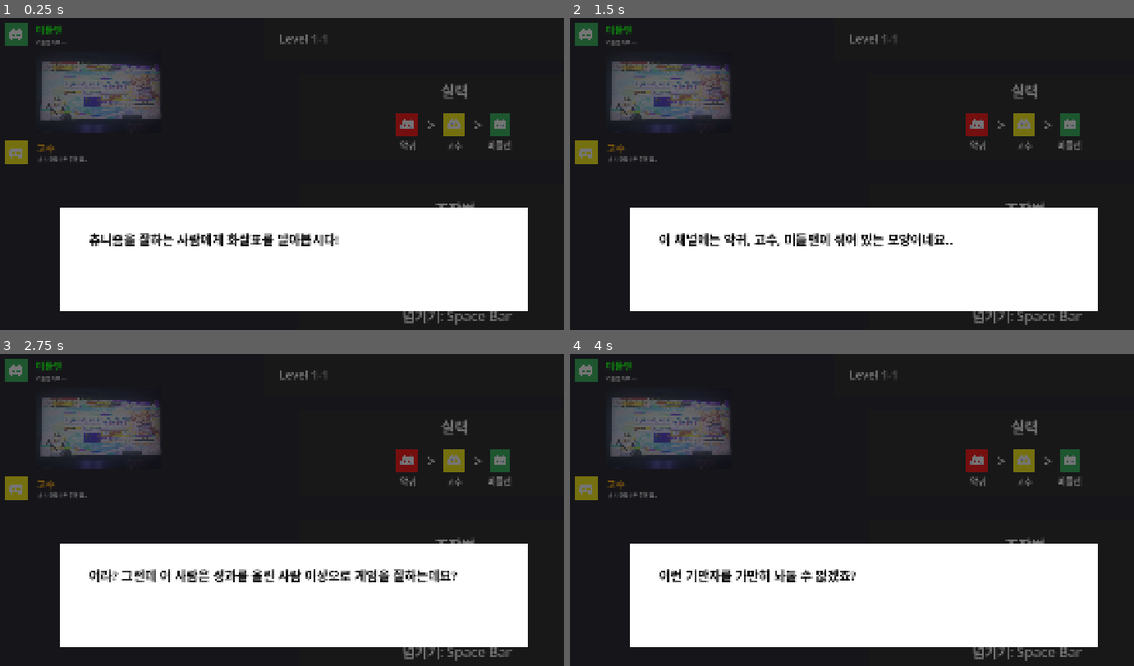
Above: before the commit, frames 1-4 (two rows, left to right).
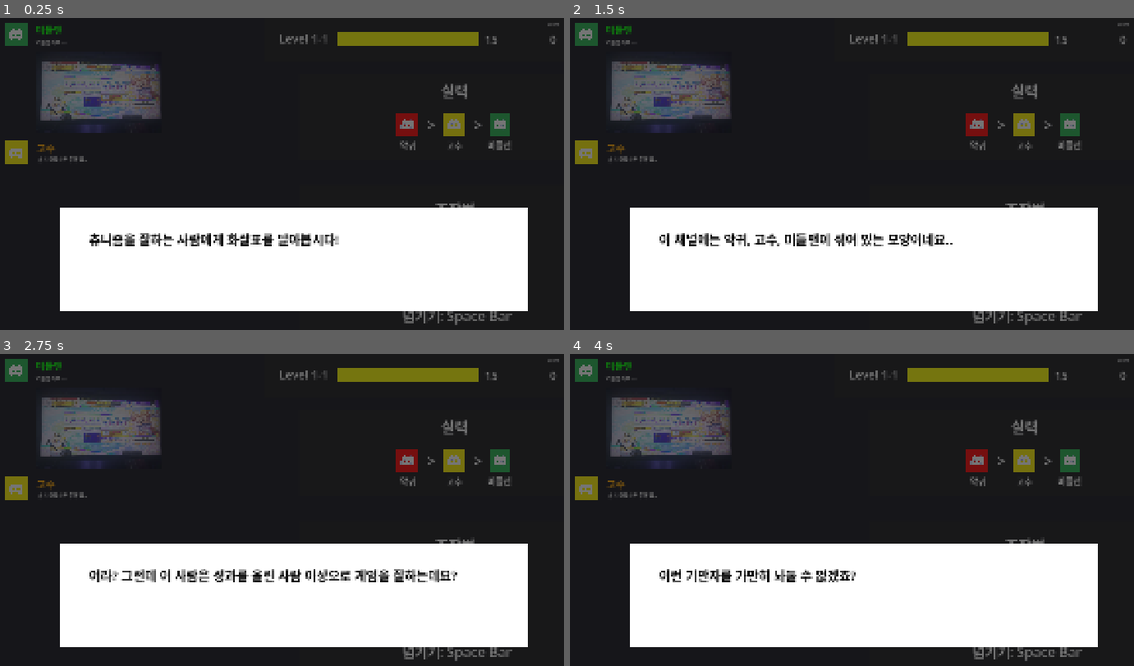
Above: after the commit, the same moments.

Repository: junu192857/Arrow-Game
Game: Godot game, scene res://Scenes/Ingame.tscn
Two runs of this game, one before a commit and one after it. Both use one fixed random seed, a clock stepped at 60 frames per second and the inputs below.
Inputs:
- Up to frame 1 (0.25 s): no input
- Up to frame 2 (1.5 s): tap Enter at 0.5 s; hold D 0.53-1.28 s; tap J at 0.6 s; tap Space at 0.77, 1.25 s; hold S from 1.28 s (still down); tap K at 1.35 s
- Up to frame 3 (2.75 s): tap Space at 1.52 s; tap Enter at 2, 2.1 s; release S at 2.03 s; hold D from 2.03 s (still down)
- Up to frame 4 (4 s): tap Space at 2.75, 3.02, 3.77 s; tap Shift at 2.85 s; tap Enter at 3.5 s; release D at 3.53 s; hold S from 3.53 s (still down); tap J at 3.6 s

The runs differ from the first frame. In frame 1, 1.2% of the frame differs, in the area x 59-100%, y 1-9%; in frame 2, 1.2%; in frame 3, 1.2%; in frame 4, 1.2%.

Commit message:
StatusPanel 완성

Diff:
--- a/arrow-game/Scenes/Ingame.tscn
+++ b/arrow-game/Scenes/Ingame.tscn
@@ -562,7 +562,7 @@
 offset_right = 1803.0
 offset_bottom = 197.0
 
-[node name="Label" type="Label" parent="StatusPanel" unique_id=41814489]
+[node name="LevelValue" type="Label" parent="StatusPanel" unique_id=41814489]
 layout_mode = 1
 anchors_preset = 15
 anchor_right = 1.0
@@ -576,3 +576,63 @@
 theme_override_font_sizes/font_size = 34
 text = "Level 1-1"
 vertical_alignment = 1
+
+[node name="TimeBar" type="ColorRect" parent="StatusPanel" unique_id=862392712]
+layout_mode = 1
+anchors_preset = -1
+anchor_left = 0.22600001
+anchor_top = 0.374
+anchor_right = 0.66400003
+anchor_bottom = 0.66200006
+offset_left = -0.022003174
+offset_top = 0.013999939
+offset_right = 0.19195557
+offset_bottom = -0.018005371
+color = Color(1, 1, 0, 1)
+
+[node name="TimeText" type="Label" parent="StatusPanel" unique_id=1699401918]
+layout_mode = 1
+anchors_preset = 15
+anchor_right = 1.0
+anchor_bottom = 1.0
+offset_left = 644.0
+offset_top = 44.0
+offset_right = -245.0
+offset_bottom = -38.0
+grow_horizontal = 2
+grow_vertical = 2
+theme_override_font_sizes/font_size = 34
+text = "15"
+vertical_alignment = 1
+
+[node name="ScoreText" type="Label" parent="StatusPanel" unique_id=817272165]
+layout_mode = 1
+anchors_preset = 15
+anchor_right = 1.0
+anchor_bottom = 1.0
+offset_left = 802.0
+offset_top = 15.0
+offset_right = -60.0
+offset_bottom = -100.0
+grow_horizontal = 2
+grow_vertical = 2
+theme_override_font_sizes/font_size = 13
+text = "Score"
+horizontal_alignment = 1
+vertical_alignment = 1
+
+[node name="ScoreValue" type="Label" parent="StatusPanel" unique_id=828904746]
+layout_mode = 1
+anchors_preset = 15
+anchor_right = 1.0
+anchor_bottom = 1.0
+offset_left = 773.0
+offset_top = 43.0
+offset_right = -30.0
+offset_bottom = -39.0
+grow_horizontal = 2
+grow_vertical = 2
+theme_override_font_sizes/font_size = 34
+text = "0"
+horizontal_alignment = 1
+vertical_alignment = 1
--- a/arrow-game/Scripts/LevelManager.gd
+++ b/arrow-game/Scripts/LevelManager.gd
@@ -19,6 +19,7 @@
 var target_chattings: Array[Chatting]
 var current_chatting: Chatting
 var current_record: Chatting
+var _reposition_tween: Tween
 
 
 func _ready():
@@ -164,6 +165,22 @@
 	current_chatting = chatting
 	if current_chatting != null:
 		current_chatting.set_highlighted(true)
+	_reposition_targets()
+
+func _reposition_targets() -> void:
+	var current_index := target_chattings.find(current_chatting)
+	if current_index < 0:
+		return
+	if _reposition_tween != null:
+		_reposition_tween.kill()
+	_reposition_tween = create_tween()
+	_reposition_tween.set_parallel(true)
+	for i in range(target_chattings.size()):
+		var offset := (i - current_index) * _target_anchor_step
+		var target_top := _target_base_anchor_top + offset
+		var target_bottom := _target_base_anchor_bottom + offset
+		_reposition_tween.tween_property(target_chattings[i], "anchor_top", target_top, 0.3)
+		_reposition_tween.tween_property(target_chattings[i], "anchor_bottom", target_bottom, 0.3)
 
 func _create_record(chat_text: String, skill: Chatting.Skill) -> void:
 	var record := RECORD_CHATTING_SCENE.instantiate() as Chatting
Not shown, added: repositiononadvance.patch
